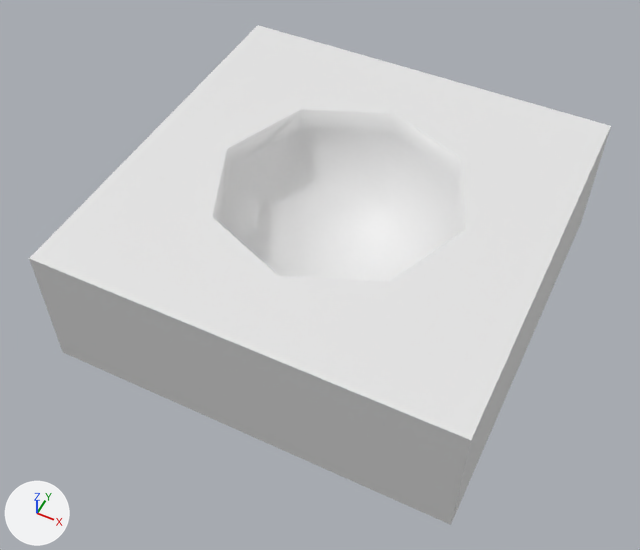
One commit to the FBX model Mouseters 3D Proto/Assets/Models/hole.fbx: the scene before it, then after it.
Camera for both pictures: a 50 mm camera at (0.837, -1.817, 2.276) aimed at (-0.018, -0.109, 0.14). Lighting does not change. The marker at lower left points along +X, +Y and +Z.
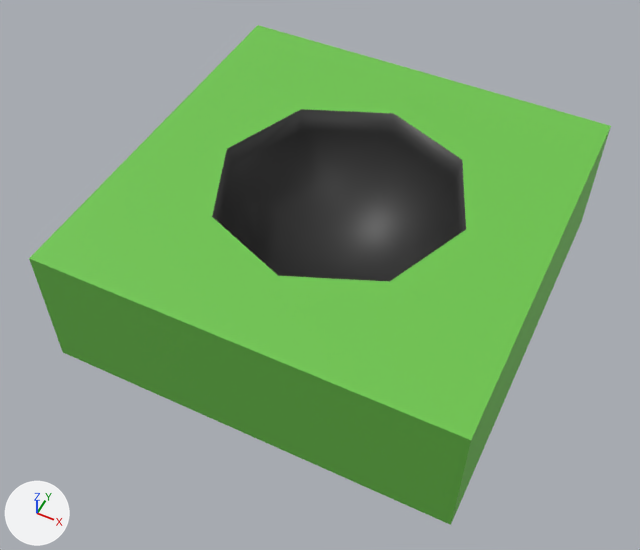
Boxes (x1, y1, x2, y2) around the edits, measured in the pictures (640 x 550 px):
'Cube', recoloured (white to green): (29, 25, 611, 525) in both

The change, as a list of edits to the scene's bpy script:
```text
Add img_hole_texture_png:
    img_hole_texture_png = load_image('hole_texture.png', '../Materials/hole_texture.png', 677, 677, 'sRGB')
Add mat_material_001:
    mat_material_001 = principled_material('Material.001')
    mat_material_001.texture = img_hole_texture_png
Change me_cube_001:
    where me_cube_001.from_pydata(...)  # 41 vertices, 49 faces; spans x -0.659..0.659, y -0.659..0.659, z 0.0..0.44
    add me_cube_001.materials.append(mat_material_001)  # picture img_hole_texture_png
```
